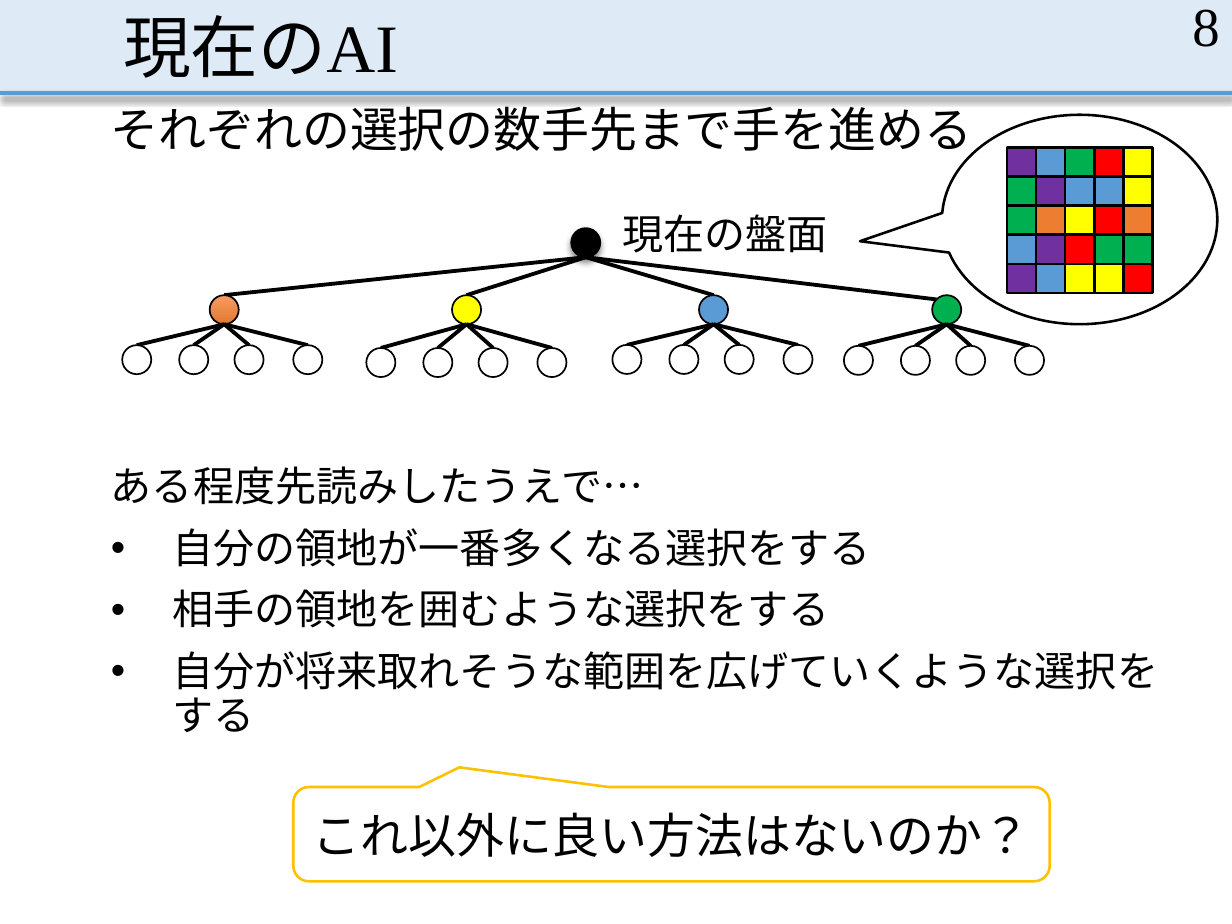
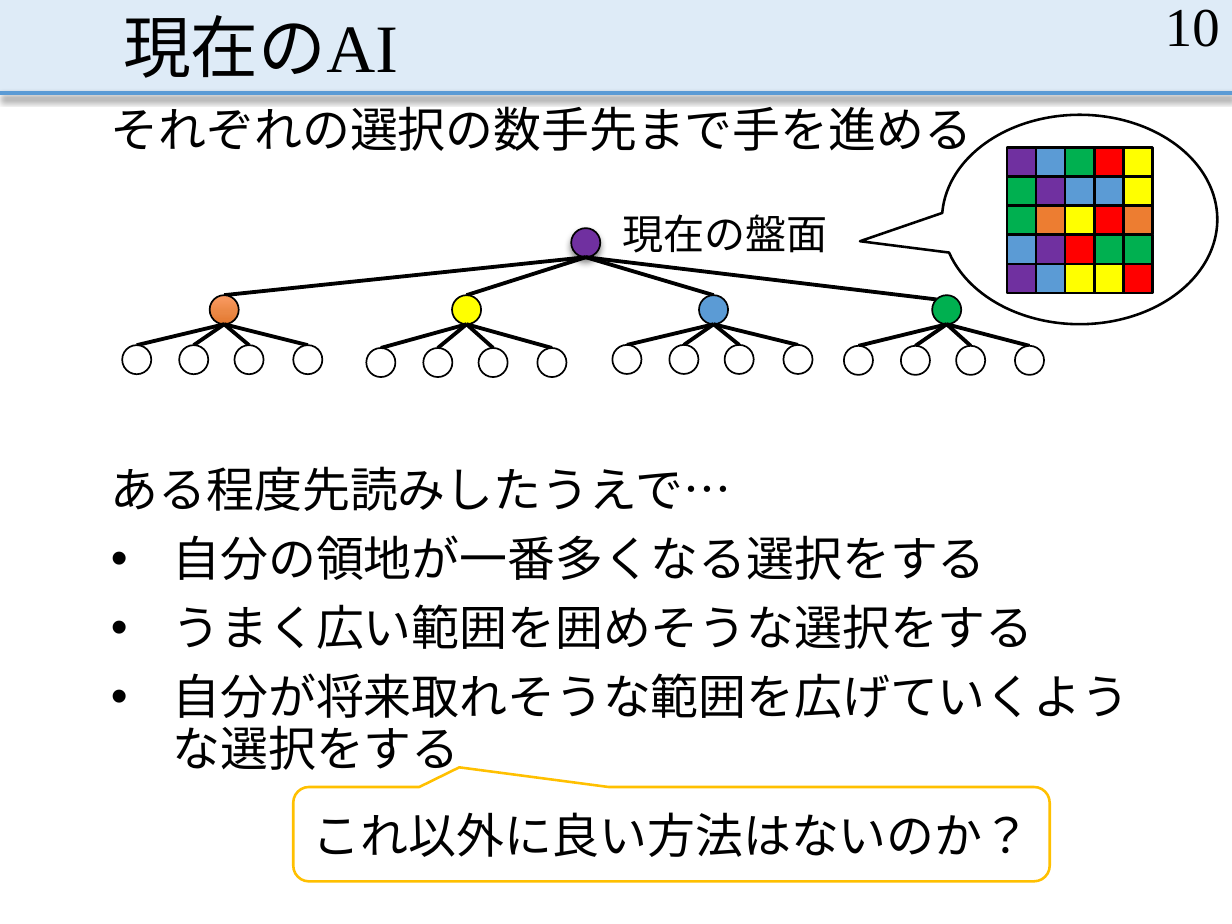
Before and after one commit to MasayaOda/SR, a slide deck: slide 10 of 中間発表.pptx (slide 8 before the commit). Drawn at 1232x924 pixels with LibreOffice and Linux fonts; fonts in the diff are those of the drawing. Boxes give left, top, right and bottom in pixels: in the first picture for what was removed or moved away, otherwise in the second. Text is boxed around its words. In the diff, an @@ line names an element or a change of style, - is before the commit and + after.

Commit message:
スライド直した

```diff
--- a/中間発表.pptx
+++ b/中間発表.pptx
@@ page number at [1165,9,1220,47]: text changed @@
-8
+10
@@ ellipse at [572,228,601,257]: fill #000000 to #7030A0 @@
@@ text at [111,466,1129,777]: size 24 to 28 pt in "ある程度先読みしたうえで…", "自分の領地が一番多くなる選択をする", "自分が将来取れそうな範囲を広げていくような選択をする" @@
@@ text at [172,604,1033,649]: text changed; size 24 to 28 pt @@
-• 相手の領地を囲むような選択をする
+• うまく広い範囲を囲めそうな選択をする
```
Also in this commit, not shown: 9 other slides changed, 4 slides added.
